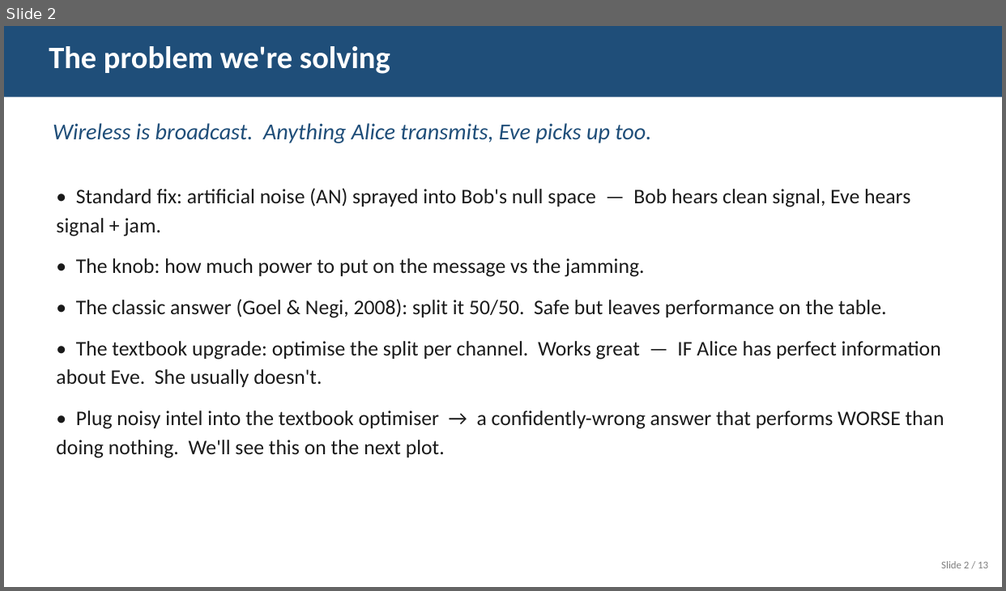
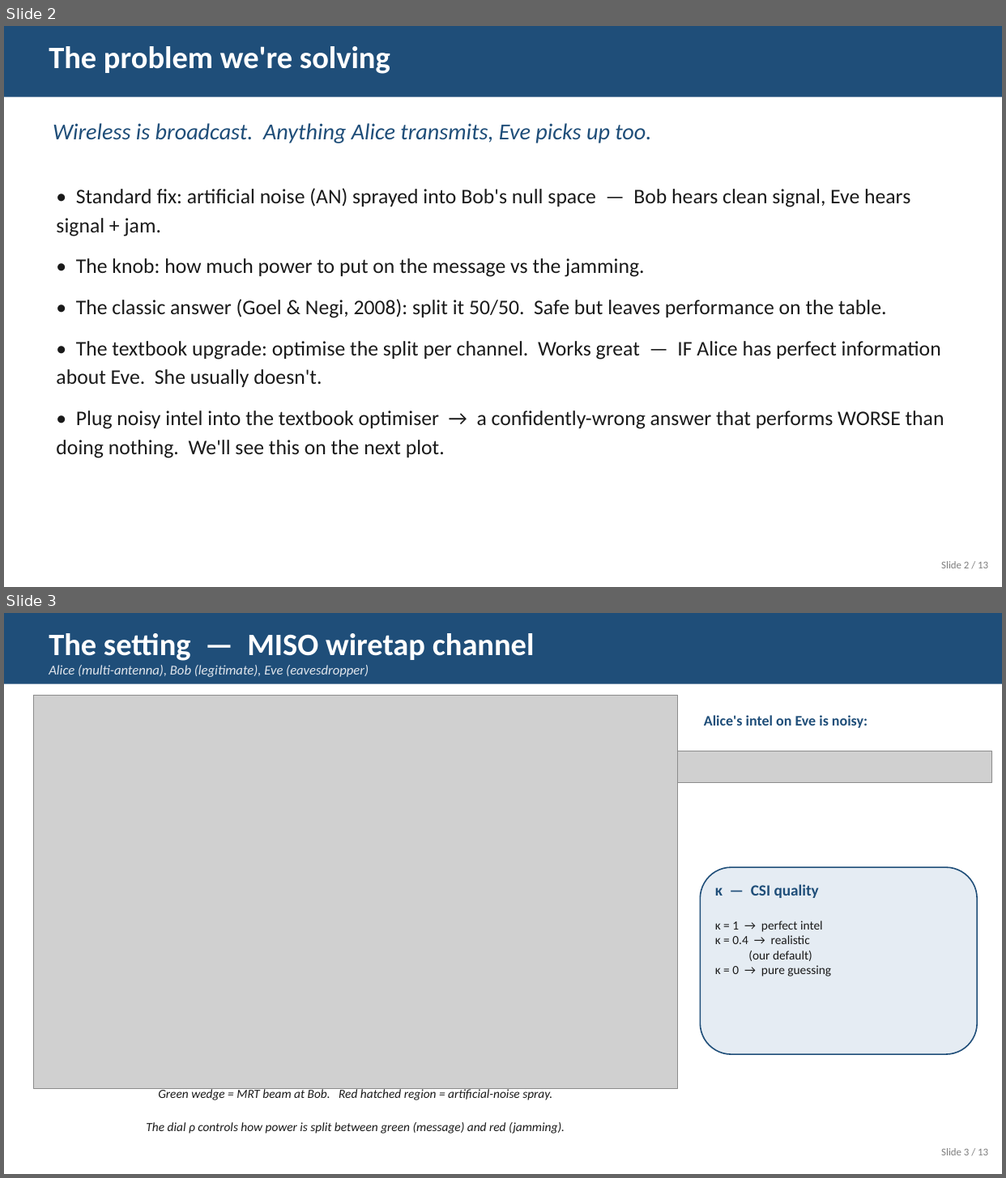
Before and after one commit to kryptbakar/DQN-Enhanced-Adaptive-Artificial-Noise-Power-Allocation, a slide deck: report/slides.pptx. Shown one above the other, each under a label of ours: slide 2 before the commit, slides 2 and 3 after it. The pictures are 1006x591 and 1006x1178 pixels, drawn with LibreOffice and Linux fonts; fonts in the diff are those of the drawing; grey boxes stand for pictures. Boxes give left, top, right and bottom in pixels: in the first picture for what was removed or moved away, otherwise in the second. Text is boxed around its words. In the diff, an @@ line names an element or a change of style, - is before the commit and + after.

Commit message:
slide deck: clean training curve + Alice/Bob/Eve geometry sketch
Slide 8 (Training):
- Replace the noisy figures/03_dqn_training_curve.png with a fresh
  figures/13_training_curve_clean.png. The new figure shows ONLY a
  smoothed running-average reward (no faint per-episode scatter cloud)
  with a 51-point convolutional smoothing on top of the 100-episode
  window the trainer already keeps. Big 14pt axis labels, 12pt ticks,
  highlighted vertical line where epsilon hits its 0.05 floor.
- scripts/make_training_curve_clean.py drives a 3000-episode short
  training pass at Nt=4 just for visualisation; does NOT save model
  weights.

Slide 3 (System model):
- Replace the three-coloured-cards layout with a proper geometry
  sketch (figures/14_geometry_sketch.png). The sketch shows Alice
  with 4 antennas as navy dots, the green MRT-beam wedge pointing at
  Bob (green dot), and a hatched red AN-spray region covering the
  rest of the angular space with Eve sitting in it (red dot). Faint
  red leak arrow toward Eve and a labelled colour legend in the
  corner. Right column of the slide keeps the imperfect-CSI equation
  and a kappa legend card.
- scripts/make_geometry_sketch.py builds the figure using matplotlib
  patches; pure illustrative diagram, not a physics simulation.

.gitignore: whitelist figures/13_* and figures/14_* since both are
embedded in the tracked report/slides.pptx.

```diff
--- a/report/slides.pptx
+++ b/report/slides.pptx
@@ slide 3 added at (x1=4, y1=613, x2=1002, y2=1174), background #FFFFFF @@
@@ rectangle added at (x1=4, y1=613, x2=1002, y2=684), fill #1F4E79 @@
@@ text added at (x1=49, y1=633, x2=535, y2=677), 13 pt, text #E0E5EC, italic @@
+The setting — MISO wiretap channel
+Alice (multi-antenna), Bob (legitimate), Eve (eavesdropper)
@@ picture added at (x1=34, y1=696, x2=678, y2=1089) @@
@@ text added at (x1=704, y1=715, x2=867, y2=728), 14 pt, text #1F4E79, bold @@
+Alice's intel on Eve is noisy:
@@ picture added at (x1=678, y1=752, x2=992, y2=783) @@
@@ rounded rectangle added at (x1=701, y1=867, x2=978, y2=1054), fill #E5ECF3, outline #1F4E79 1.25 pt @@
@@ text added at (x1=715, y1=884, x2=819, y2=898), 15 pt, text #1F4E79, bold @@
+κ — CSI quality
@@ text added at (x1=715, y1=921, x2=831, y2=977), 12 pt, text #1A1A1A @@
+κ = 1 → perfect intel
+κ = 0.4 → realistic
+(our default)
+κ = 0 → pure guessing
@@ text added at (x1=158, y1=1088, x2=552, y2=1101), 12 pt, text #1A1A1A, italic @@
+Green wedge = MRT beam at Bob. Red hatched region = artificial-noise spray.
@@ text added at (x1=146, y1=1122, x2=565, y2=1134), 12 pt, text #1A1A1A, italic @@
+The dial ρ controls how power is split between green (message) and red (jamming).
@@ text added at (x1=941, y1=1148, x2=988, y2=1156), 10 pt, text #7F7F7F @@
+Slide 3 / 13
```
Also in this commit, not shown: 1 slide changed, 1 slide removed, 6 other files.
